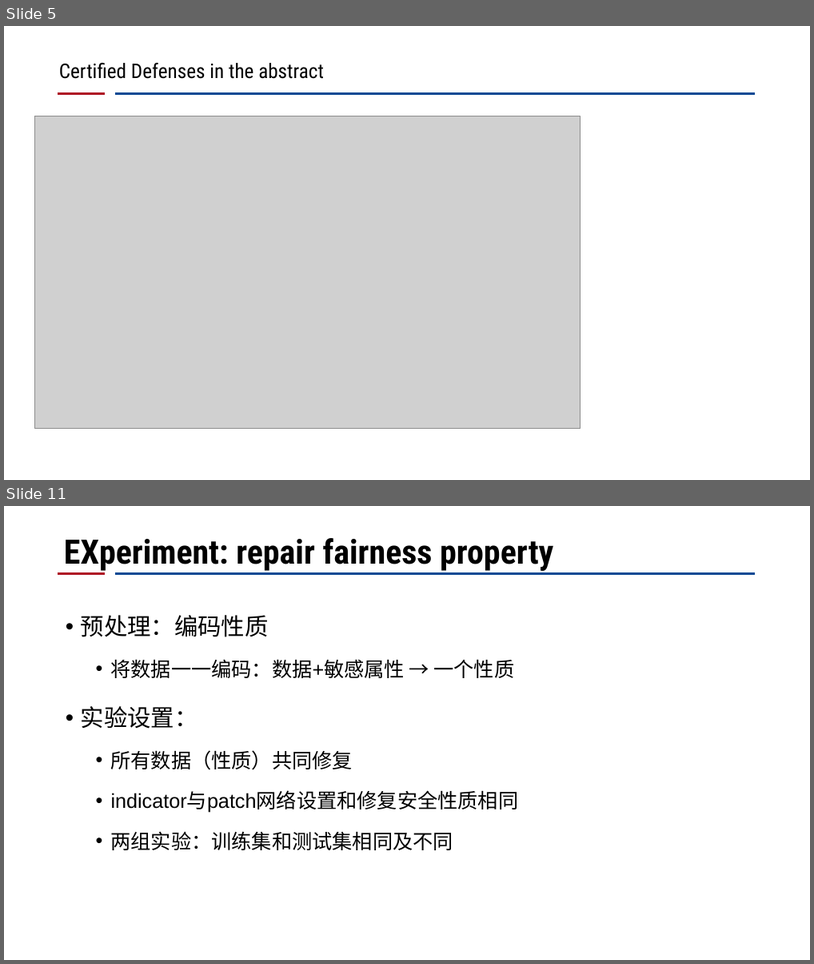
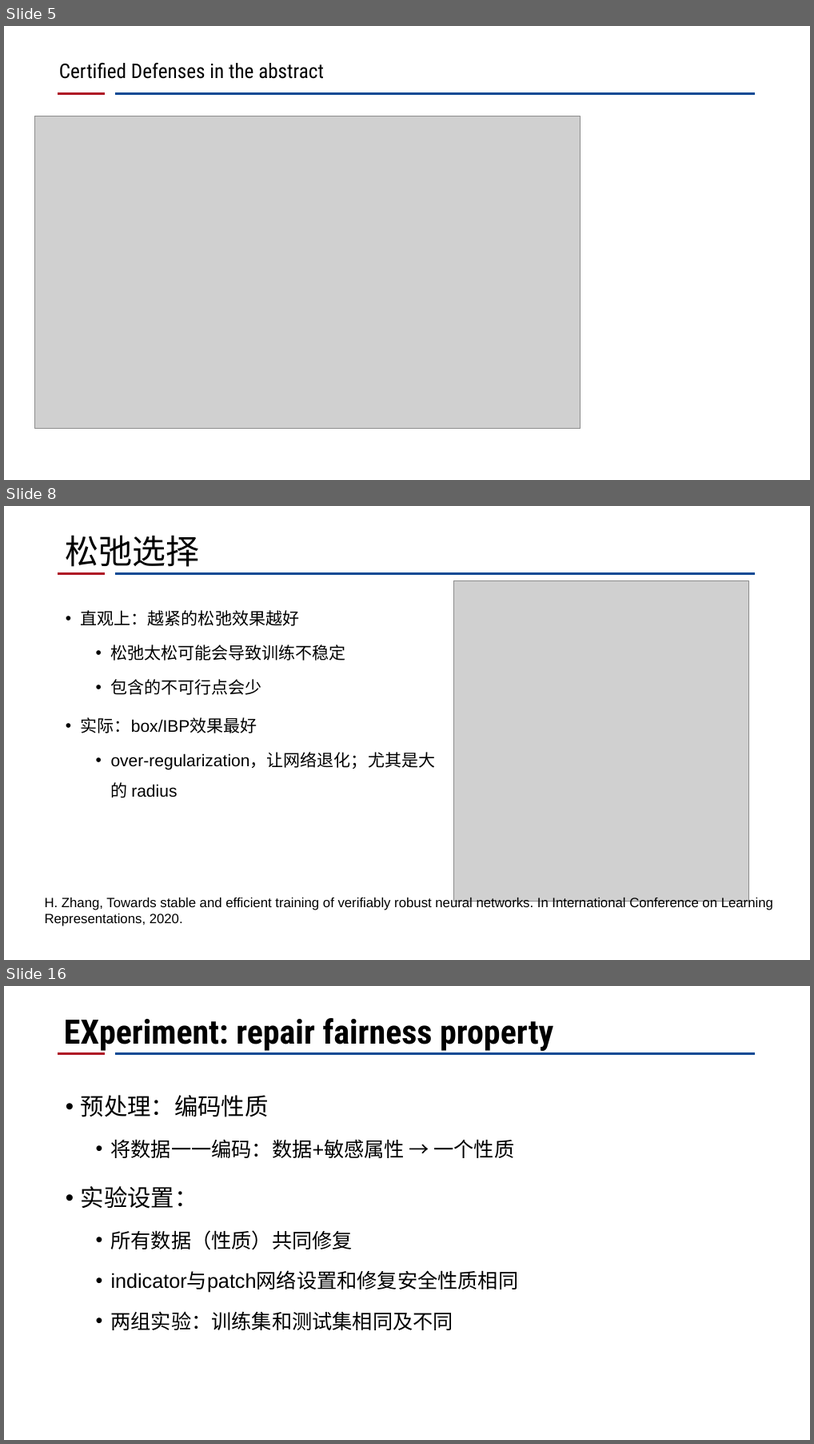
Before and after one commit to CRhapsody/Presentation_Slides, a slide deck: certified defense.pptx. Shown one above the other, each under a label of ours: slides 5 and 11 before the commit, slides 5, 8 and 16 after it; the slides between them are not shown. The pictures are 814x964 and 814x1444 pixels, drawn with LibreOffice and Linux fonts; fonts in the diff are those of the drawing; grey boxes stand for pictures; background and template pictures are left out. Boxes give left, top, right and bottom in pixels: in the first picture for what was removed or moved away, otherwise in the second. Text is boxed around its words. In the diff, an @@ line names an element or a change of style, - is before the commit and + after.

Commit message:
'modified_certified_training'

```diff
--- a/certified defense.pptx
+++ b/certified defense.pptx
@@ slide 8 added at [4, 506, 810, 960], background #FFFFFF; not listed: 2 template elements that a slide beside it also shows @@
@@ title added at [66, 535, 200, 567], 40 pt, text #000000 @@
+松弛选择
@@ picture added at [454, 581, 750, 901] @@
@@ text added at [81, 610, 436, 798], 20 pt, text #000000 @@
+• 直观上：越紧的松弛效果越好
+  • 松弛太松可能会导致训练不稳定
+  • 包含的不可行点会少
+• 实际：box/IBP效果最好
+  • over-regularization，让网络退化；尤其是大的 radius
@@ text added at [45, 896, 774, 926], 16 pt, text #000000 @@
+H. Zhang, Towards stable and efficient training of verifiably robust neural networks. In International Conference on Learning Representations, 2020.
@@ what was slide 11 is now slide 16 @@
```
Also in this commit, not shown: 4 slides changed, 7 other slides added, 3 slides removed.
